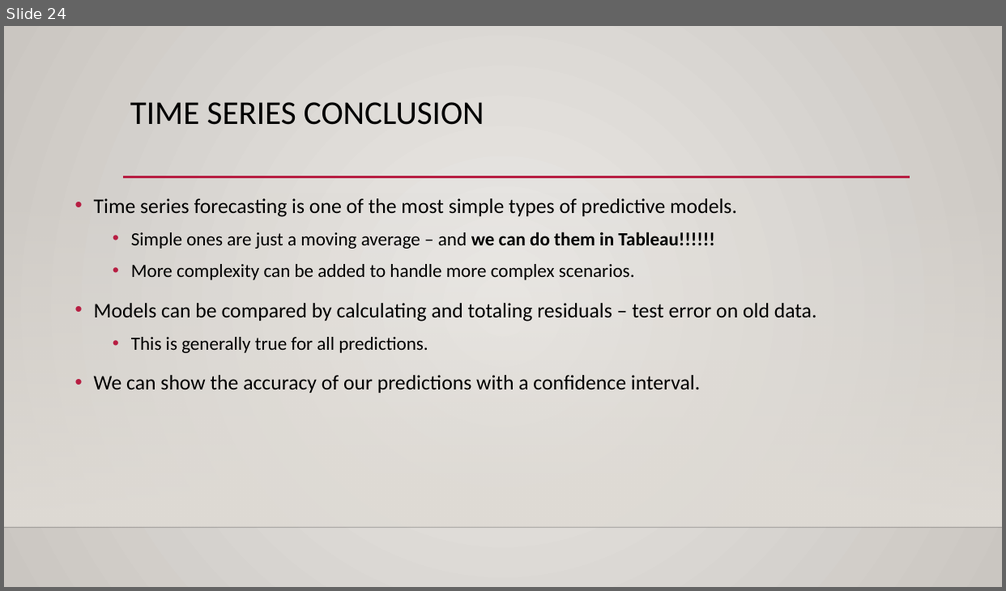
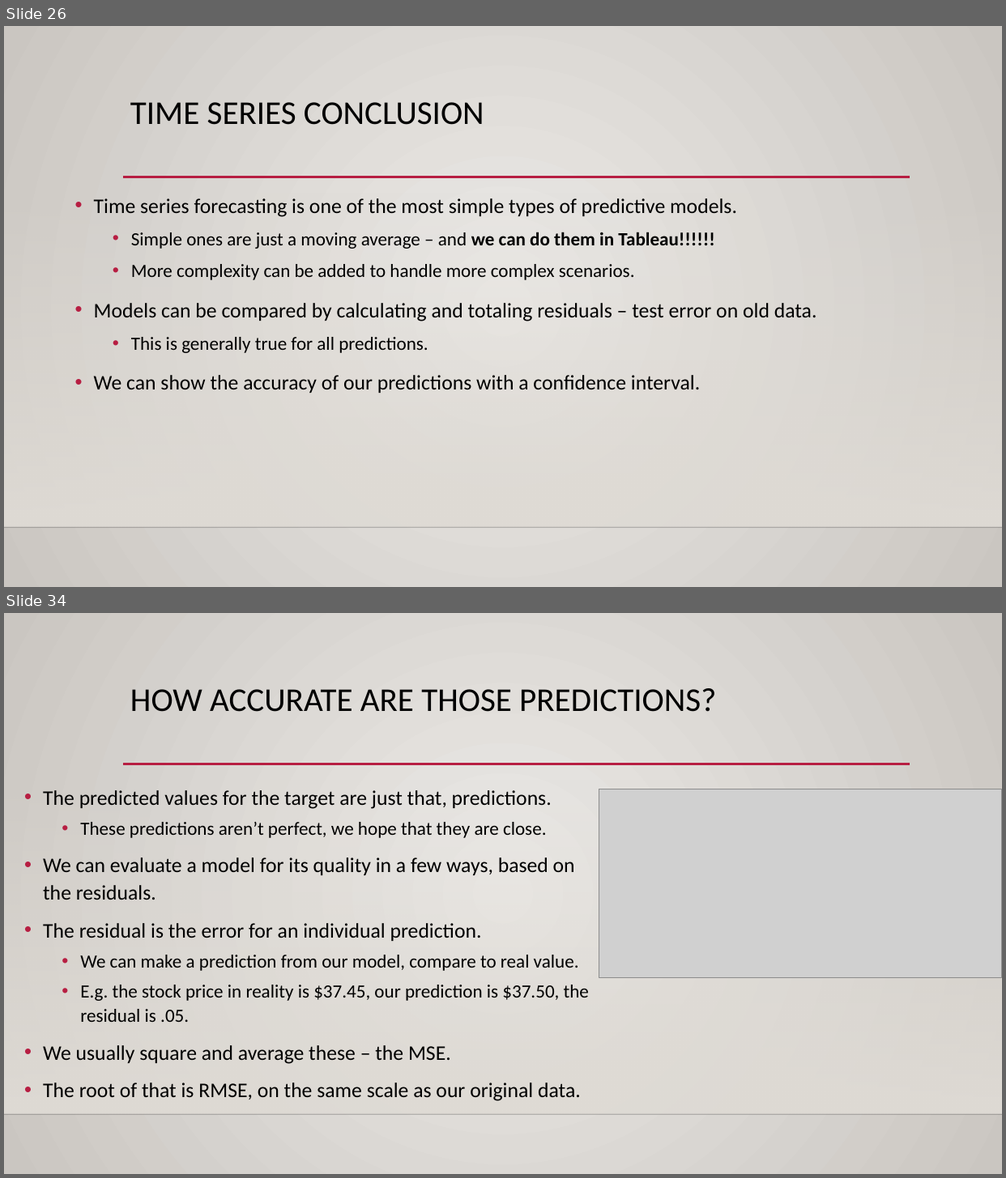
Before and after one commit to AkeemSemper/ml_datasets, a slide deck: slides/TimeSeries.pptx. Shown one above the other, each under a label of ours: slide 24 before the commit, slides 26 and 34 after it; the slides between them are not shown. The pictures are 1006x591 and 1006x1178 pixels, drawn with LibreOffice and Linux fonts; fonts in the diff are those of the drawing; grey boxes stand for pictures; background and template pictures are left out. Boxes give left, top, right and bottom in pixels: in the first picture for what was removed or moved away, otherwise in the second. Text is boxed around its words. In the diff, an @@ line names an element or a change of style, - is before the commit and + after.

```diff
--- a/slides/TimeSeries.pptx
+++ b/slides/TimeSeries.pptx
@@ slide 34 added at bbox=[4, 613, 1002, 1174], background gradient #ECEAE7 to #CAC7C1; not listed: 3 template elements that a slide beside it also shows @@
@@ title added at bbox=[130, 688, 716, 712], 32 pt, text #000000 @@
+HOW ACCURATE ARE THOSE PREDICTIONS?
@@ text added at bbox=[43, 790, 589, 1101], 20 pt, text #000000 @@
+• The predicted values for the target are just that, predictions.
+  • These predictions aren’t perfect, we hope that they are close.
+• We can evaluate a model for its quality in a few ways, based on the residuals.
+• The residual is the error for an individual prediction.
+  • We can make a prediction from our model, compare to real value.
+  • E.g. the stock price in reality is $37.45, our prediction is $37.50, the residual is .05.
+• We usually square and average these – the MSE.
+• The root of that is RMSE, on the same scale as our original data.
@@ picture added at bbox=[599, 790, 1002, 977] @@
@@ what was slide 24 is now slide 26 @@
```
Also in this commit, not shown: 1 slide changed, 15 other slides added, 1 slide removed, 1 other file.
